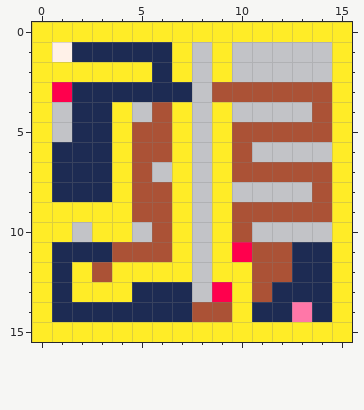
Pixel-art file -- assets/maps/001.ase. That is the earlier state.
16x16 pixels, 1 frame.
After the commit:
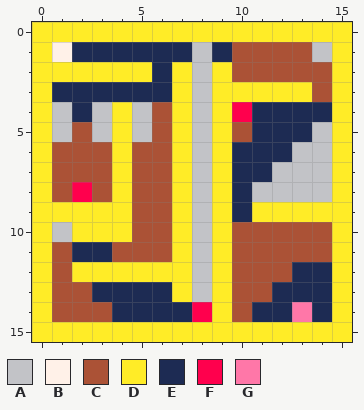
Palette (. is transparent): A #c2c3c7  B #fff1e8  C #ab5236  D #ffec27  E #1d2b53  F #ff004d  G #ff77a8
The exact change:
Changed rows in their new state; - is an unchanged pixel.
first column x 1:
 1 ------E-ECCCC-
 2 ---------CCCCC
 3 E-----D-DDDDD-
 4 --A------FEEEE
 5 -CA-A-----EEEA
 6 CCC------EEE--
 7 CCC--C---EEAAA
 8 CFC------E---A
 9 ---------EDDDD
10 AD--C-----CCCC
11 C--------C--CC
12 C-D------C----
13 CCEE--D-DC----
14 CCC----FDC----
Changed places in both pictures, as pixel boxes (x1, y1, x2, y2):
changed: (52, 42, 332, 322)
